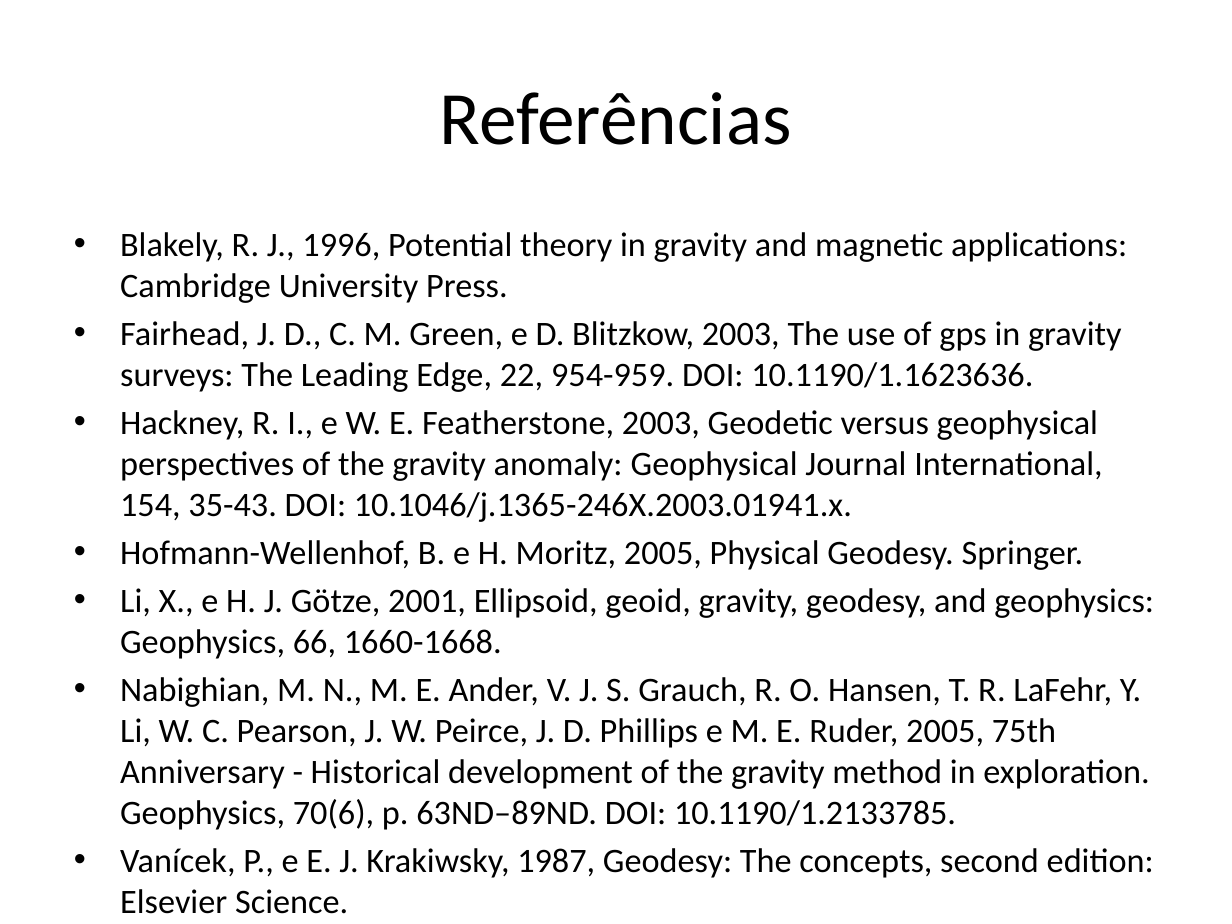
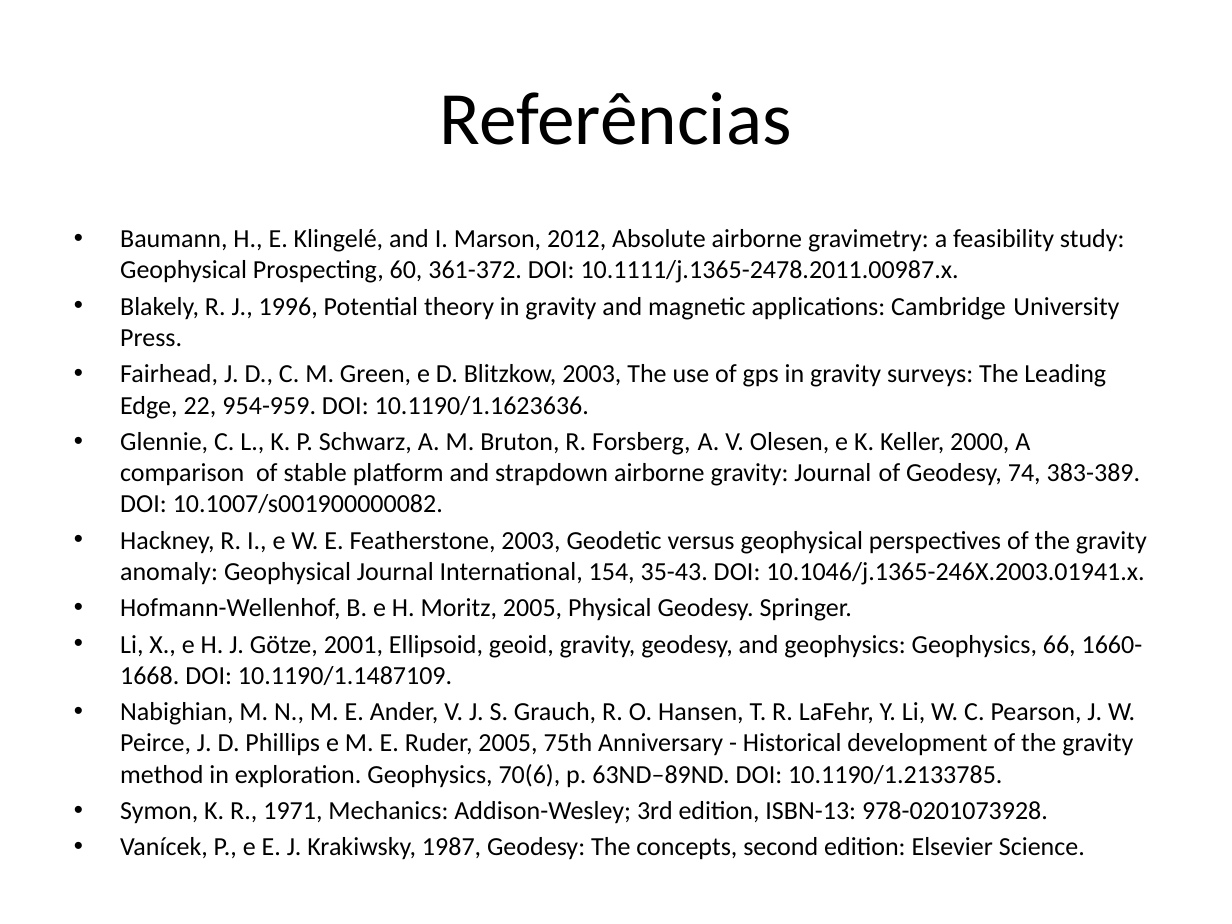
Before and after one commit to pinga-lab/CE-VII-SimBGf-2016, a slide deck: slide 36 of slides/5_disturbio_gravidade.pptx (slide 13 before the commit). Drawn at 1232x924 pixels with LibreOffice and Linux fonts; fonts in the diff are those of the drawing. Boxes give left, top, right and bottom in pixels: in the first picture for what was removed or moved away, otherwise in the second. Text is boxed around its words. In the diff, an @@ line names an element or a change of style, - is before the commit and + after.

```diff
--- a/slides/5_disturbio_gravidade.pptx
+++ b/slides/5_disturbio_gravidade.pptx
@@ text at (120,229,1125,283): paragraph added @@
+• Baumann, H., E. Klingelé, and I. Marson, 2012, Absolute airborne gravimetry: a feasibility study: Geophysical Prospecting, 60, 361-372. DOI: 10.1111/j.1365-2478.2011.00987.x.
@@ text at (120,297,1147,788): size 20 to 15.2 pt in "Blakely, R. J., 1996, Potential theory in ...", "Fairhead, J. D., C. M. Green, e ...", "Hackney, R. I., e W. E. Featherstone, ...", "Hofmann-Wellenhof, B. e H. Moritz, 2005, Physical ..." and 2 more places @@
@@ text at (120,432,1141,513): paragraph added @@
+• Glennie, C. L., K. P. Schwarz, A. M. Bruton, R. Forsberg, A. V. Olesen, e K. Keller, 2000, A comparison of stable platform and strapdown airborne gravity: Journal of Geodesy, 74, 383-389. DOI: 10.1007/s001900000082.
@@ text at (120,635,1143,685): text changed; size 20 to 15.2 pt @@
-• Li, X., e H. J. Götze, 2001, Ellipsoid, geoid, gravity, geodesy, and geophysics: Geophysics, 66, 1660-1668.
+• Li, X., e H. J. Götze, 2001, Ellipsoid, geoid, gravity, geodesy, and geophysics: Geophysics, 66, 1660-1668. DOI: 10.1190/1.1487109.
@@ text at (120,801,1048,824): paragraph added @@
+• Symon, K. R., 1971, Mechanics: Addison-Wesley; 3rd edition, ISBN-13: 978-0201073928.
```
Also in this commit, not shown: 4 other slides changed, 24 slides added, 1 slide removed.
